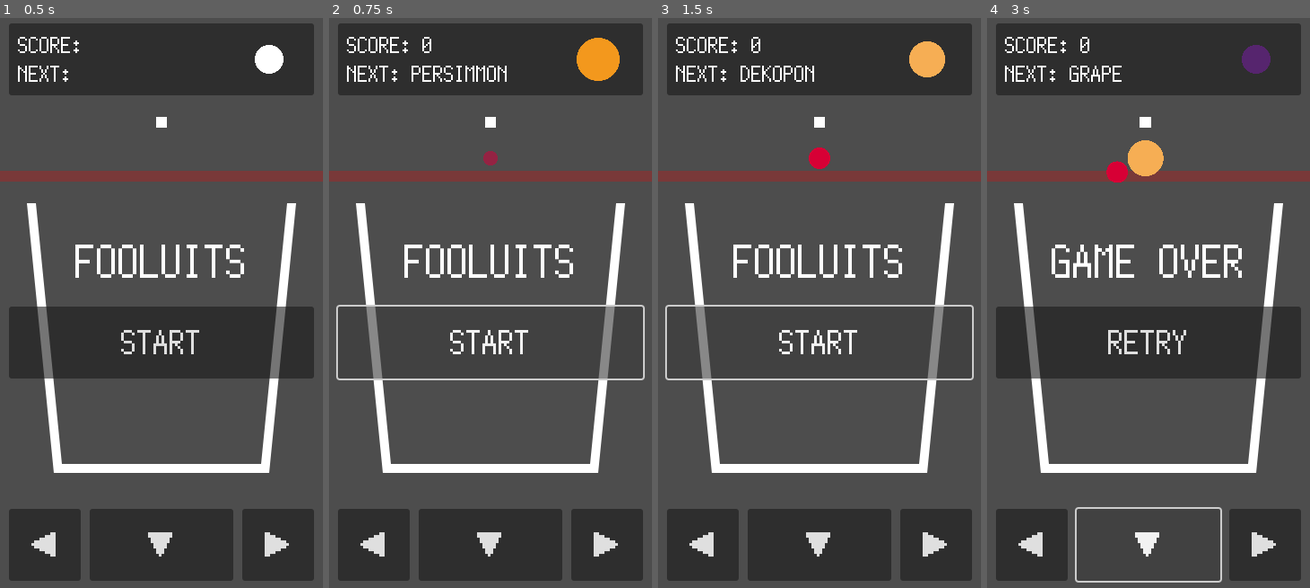
Above: before the commit, frames 1-4 (left to right).
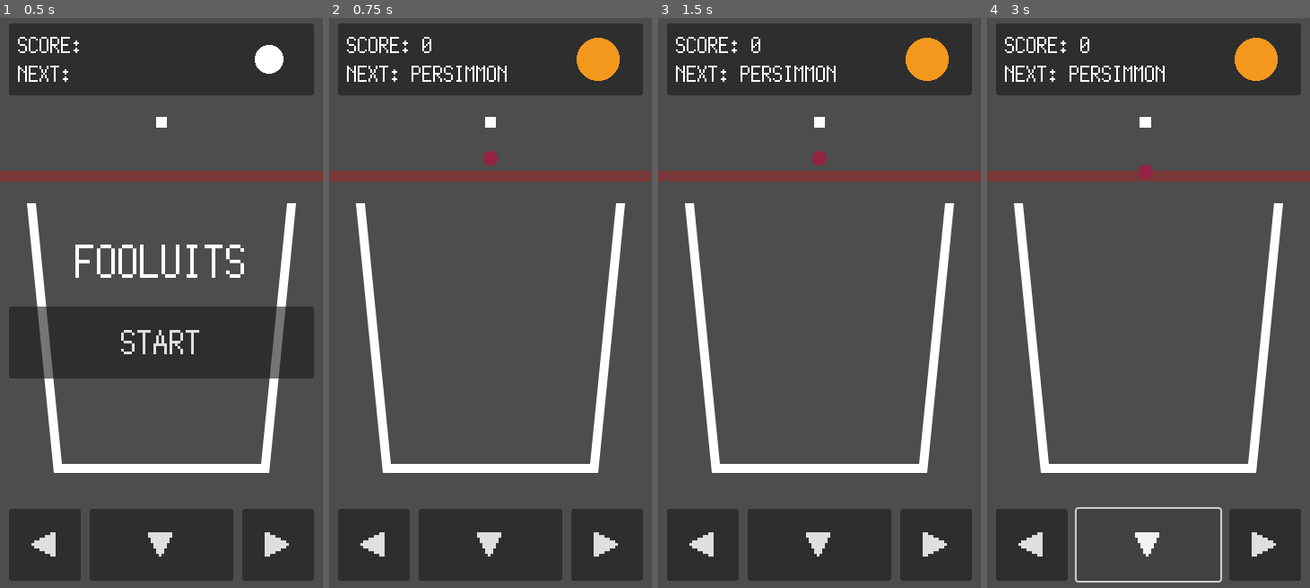
Above: after the commit, the same moments.

Repository: kamikoloss/fruits-puzzle
Game: Godot game, scene res://scenes/main.tscn
Two runs of this game, one before a commit and one after it. Both use one fixed random seed, a clock stepped at 60 frames per second and the inputs below.
Inputs (mouse positions are in pixels of both pictures, inside the frame that each line leads up to):
- Up to frame 1 (0.5 s): no input
- Up to frame 2 (0.75 s): click "START" at 0.5 s
- Up to frame 3 (1.5 s): click (819, 342) at 1.25 s, where only the run before the commit has a clickable "START"
- Up to frame 4 (3 s): click "◀" at 2 s; click "▼" at 2.75 s

Frame 1 is identical in both runs. In frame 2, 2.8% of the frame differs, in the area x 2-98%, y 39-64%; in frame 3, 4.0%; in frame 4, 15%, in the area x 2-98%, y 3-64%.

Commit message:
ゲーム開始/終了時にラベル/ボタンが適切に表示されるようにした

Diff:
--- a/scenes/game.gd
+++ b/scenes/game.gd
@@ -56,13 +56,15 @@
 	_title_label = $"../UI/CanvasLayer/VBoxContainer/Body/VBoxContainer/TitleLabel"
 	_start_button = $"../UI/CanvasLayer/VBoxContainer/Body/VBoxContainer/StartButton"
 
-	# UI
+	# 開始画面を設定する
 	_title_label.text = "FOOLUITS"
 	_start_button.text = "START"
 
 	# Signal 設定
 	Global.score_changed.connect(_on_score_changed)
 	Global.fruit_conbined.connect(_on_fruit_conbined)
+
+	set_process(false)
 
 
 # Called every frame. 'delta' is the elapsed time since the previous frame.
@@ -130,16 +132,27 @@
 	_current_fruit_id = 0
 	_next_fruit_type = Global.FruitType.NONE
 	Global.score = 0
+
+	# バケツ内のフルーツをすべて破棄する
+	for node in _fruits.get_children():
+		_fruits.remove_child(node)
+		node.queue_free()
+
+	# UI
 	_score_label.text = "SCORE: {0}".format([0])
+	_menu_container.hide()
 
 	_set_next_fruit()
 	_create_new_fruit()
+	set_process(true)
 
 	print("Game is started!")
 
 
 # ゲームを終了する
 func _end_game():
+	set_process(false)
+
 	# SE を鳴らす
 	_audio_player.stop()
 	_audio_player.stream = GAME_OVER_SOUND
@@ -148,6 +161,7 @@
 	# リトライ画面を設定する
 	_title_label.text = "GAME OVER"
 	_start_button.text = "RETRY"
+	_menu_container.show()
 
 	print("Game is ended!")
 
